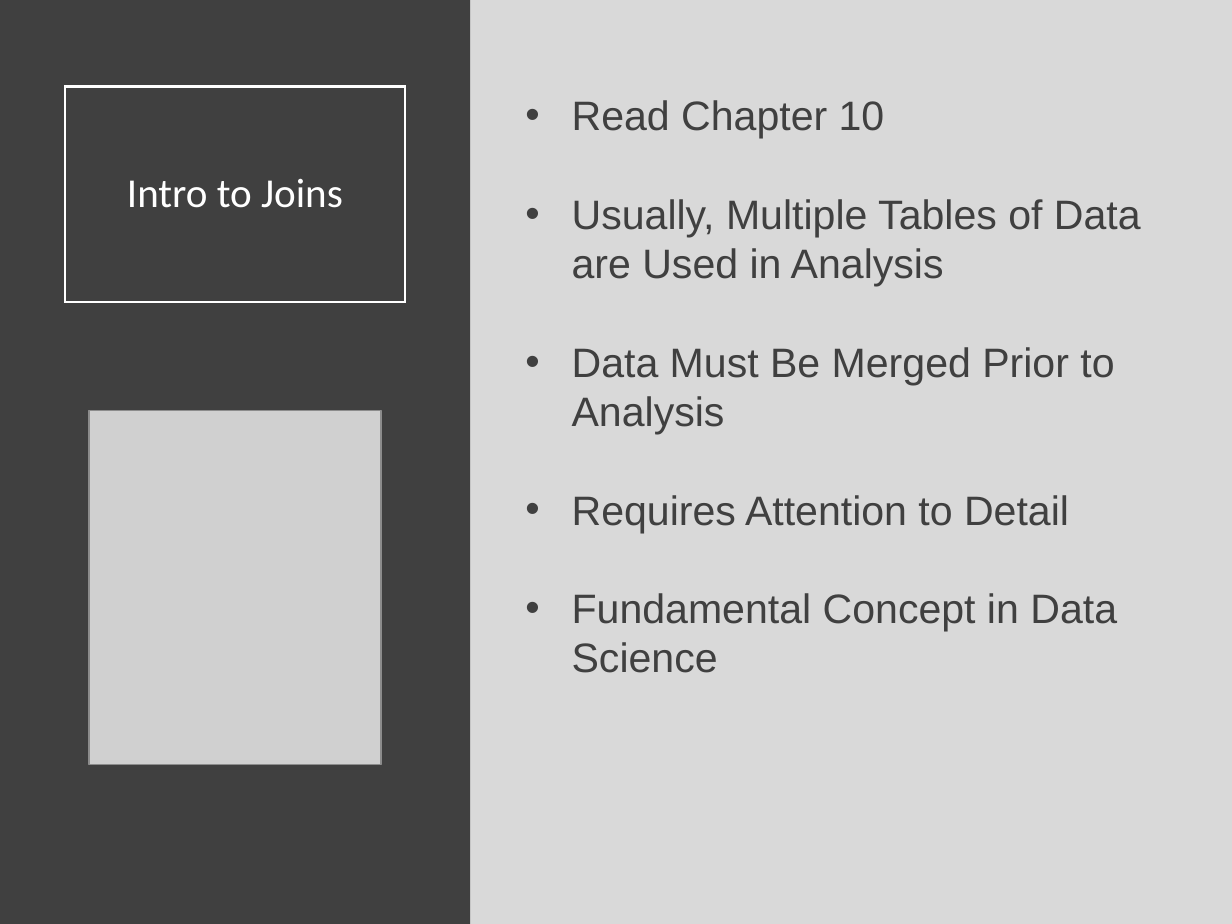
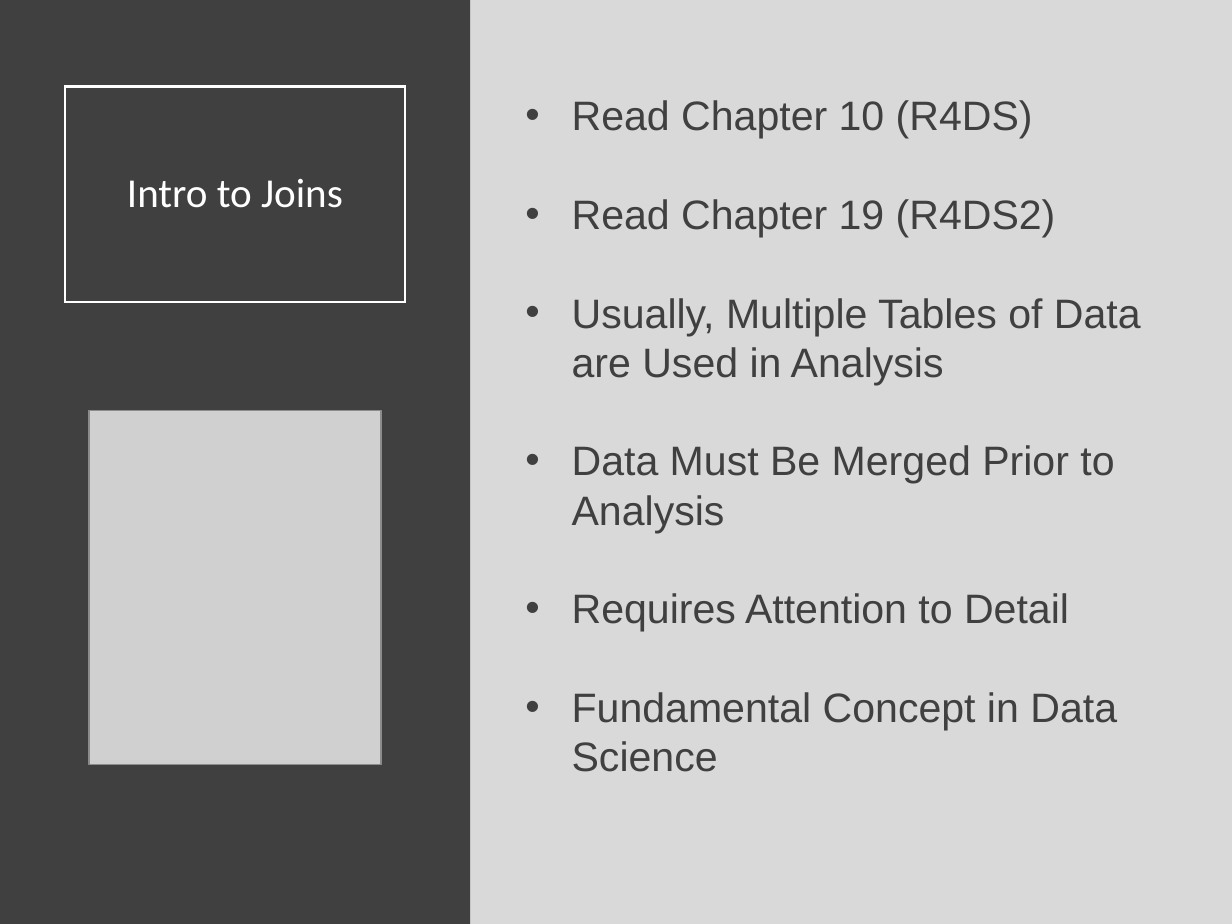
Before and after one commit to SuperMarioGiacomazzo/STOR320_WEBSITE, a slide deck: slide 2 of Lecture/Joins 1/Joins_1_Lecture.pptx. Drawn at 1232x924 pixels with LibreOffice and Linux fonts; fonts in the diff are those of the drawing; grey boxes stand for pictures. Boxes give left, top, right and bottom in pixels: in the first picture for what was removed or moved away, otherwise in the second. Text is boxed around its words. In the diff, an @@ line names an element or a change of style, - is before the commit and + after.

```diff
--- a/Lecture/Joins 1/Joins_1_Lecture.pptx
+++ b/Lecture/Joins 1/Joins_1_Lecture.pptx
@@ text at (572,100,1056,237): text changed @@
-• Read Chapter 10
+• Read Chapter 10 (R4DS)
+• Read Chapter 19 (R4DS2)
```
Also in this commit, not shown: 3 other slides changed, 1 other file.
